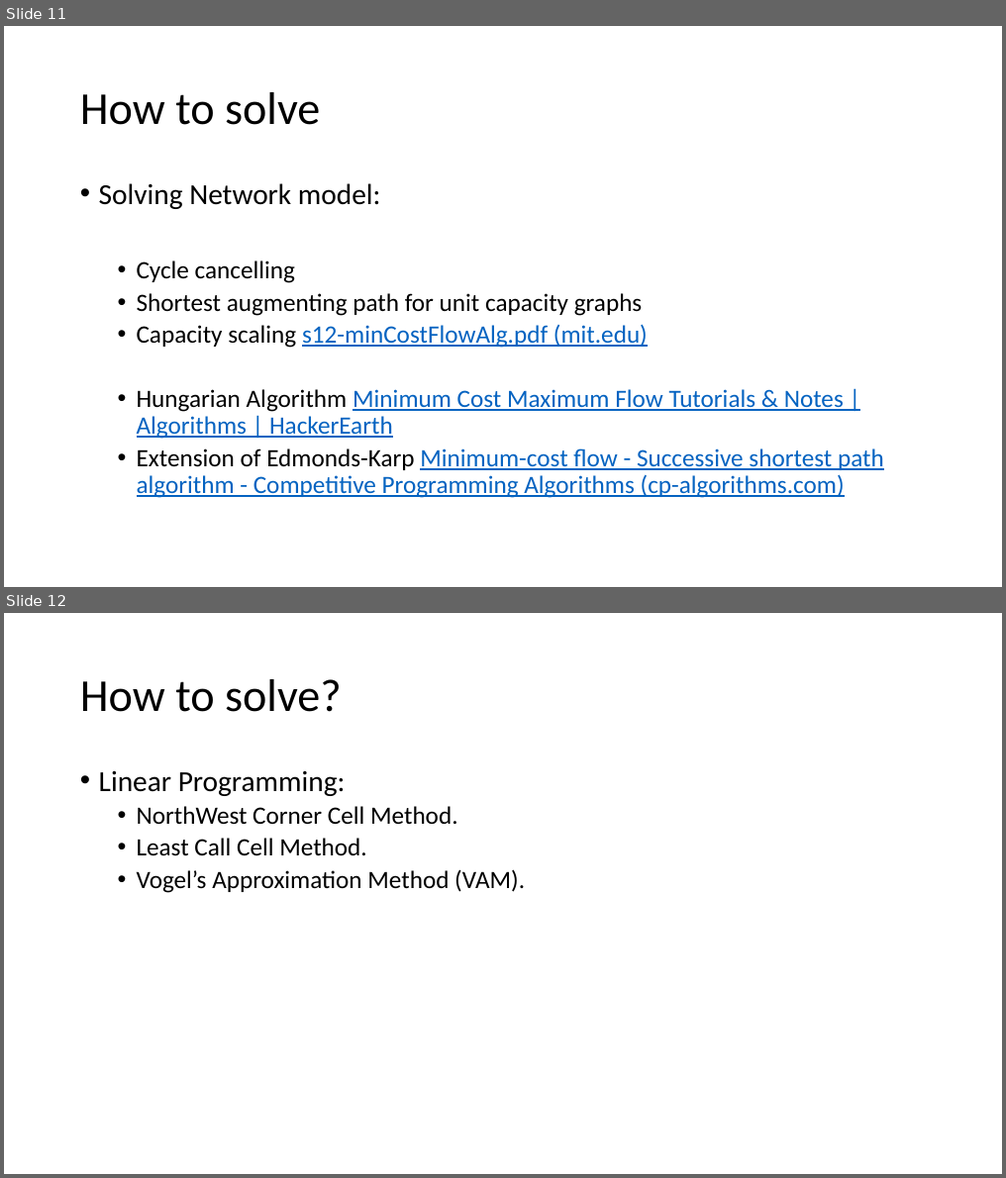
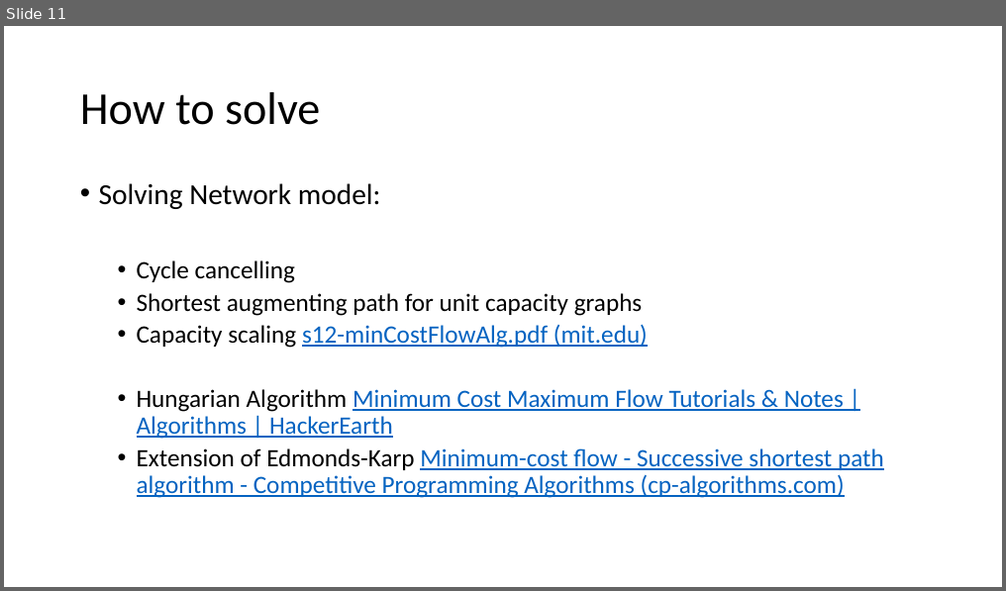
Before and after one commit to anirudhakulkarni/Parallel-MCMF-at-IISc-Research, a slide deck: week-3.pptx. Shown one above the other, each under a label of ours: slides 11 and 12 before the commit, slide 11 after it. The pictures are 1006x1178 and 1006x591 pixels, drawn with LibreOffice and Linux fonts; fonts in the diff are those of the drawing. Boxes give left, top, right and bottom in pixels: in the first picture for what was removed or moved away, otherwise in the second. Text is boxed around its words. In the diff, an @@ line names an element or a change of style, - is before the commit and + after.

```diff
--- a/week-3.pptx
+++ b/week-3.pptx
@@ slide 12 removed at bbox=[4, 613, 1002, 1174], background #FFFFFF @@
@@ title removed at bbox=[80, 679, 342, 712] @@
-How to solve?
@@ text removed at bbox=[99, 770, 525, 893] @@
-• Linear Programming:
-  • NorthWest Corner Cell Method.
-  • Least Call Cell Method.
-  • Vogel’s Approximation Method (VAM).
```
Also in this commit, not shown: 6 slides changed, 2 slides added, 4 other slides removed, 24 other files.
